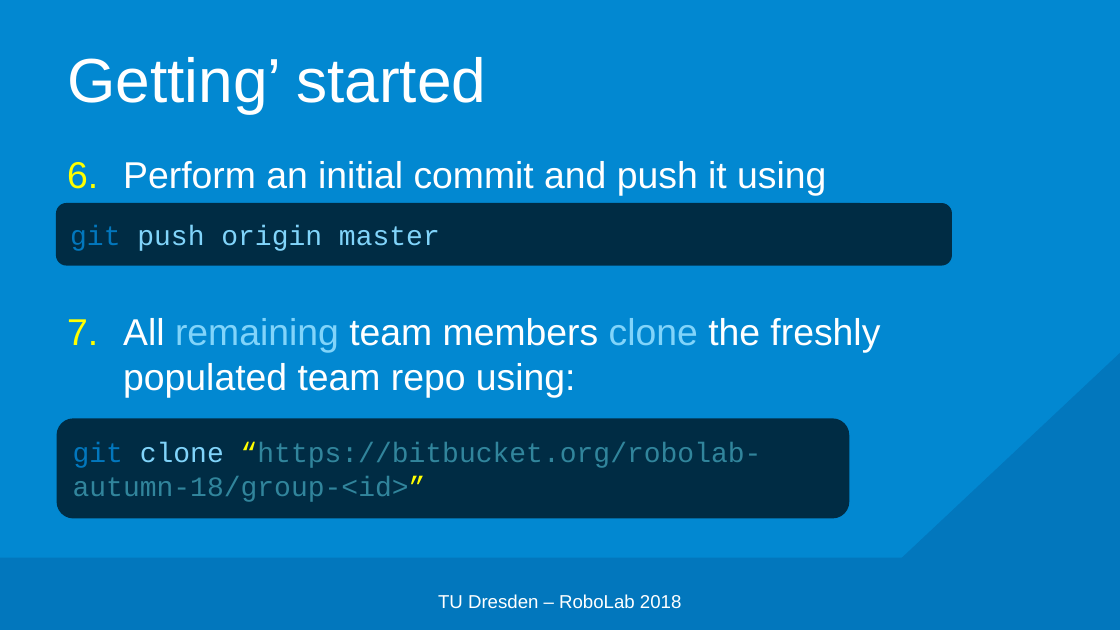
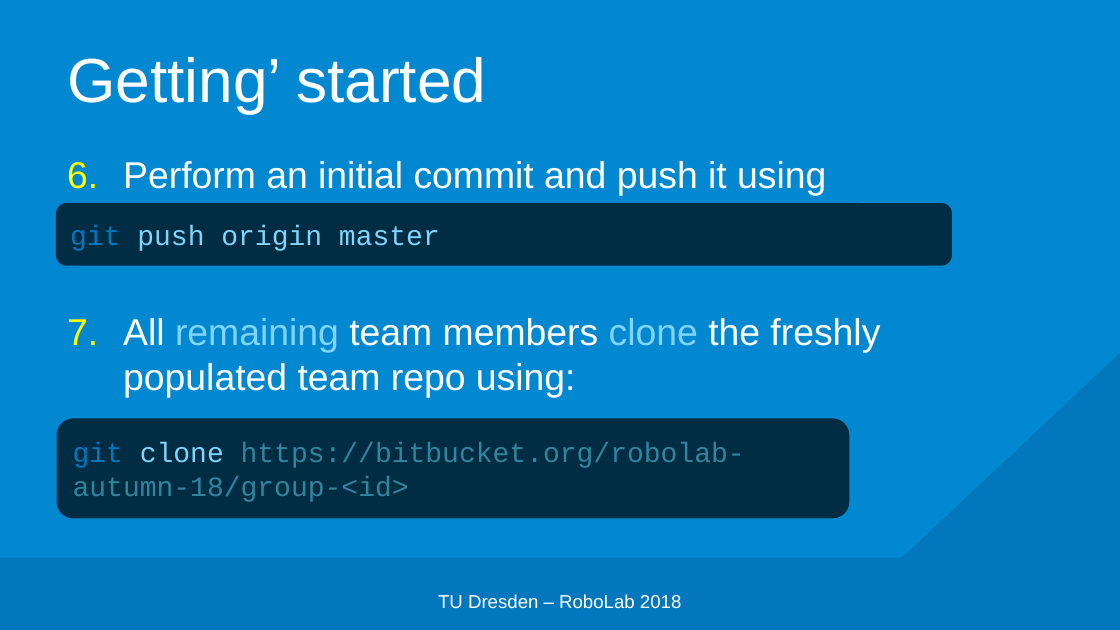
Before and after one commit to edisontrent1337/gitslides, a slide deck: slide 49 of Git-robolab-lab.pptx. Drawn at 1120x630 pixels with LibreOffice and Linux fonts; fonts in the diff are those of the drawing; background and template pictures are left out. Boxes give left, top, right and bottom in pixels: in the first picture for what was removed or moved away, otherwise in the second. Text is boxed around its words. In the diff, an @@ line names an element or a change of style, - is before the commit and + after.

```diff
--- a/Git-robolab-lab.pptx
+++ b/Git-robolab-lab.pptx
@@ text in rounded rectangle at [73,442,745,502]: text changed @@
-git clone “https://bitbucket.org/robolab-autumn-18/group-<id>”
+git clone https://bitbucket.org/robolab-autumn-18/group-<id>
```
Also in this commit, not shown: 16 other slides changed, 1 other file.
